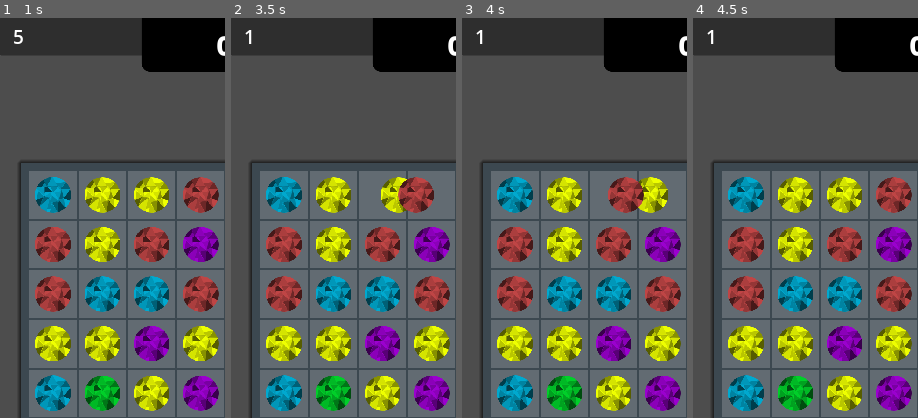
Above: before the commit, frames 1-4 (left to right).
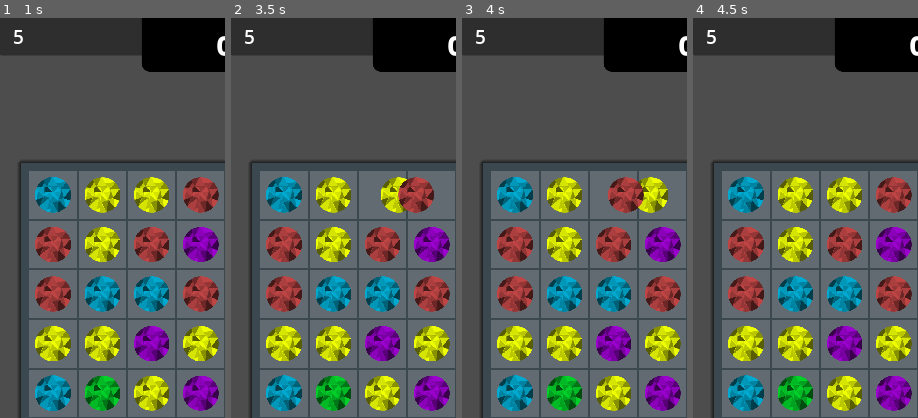
Above: after the commit, the same moments.

Repository: kuma-gee/holo-crush
Game: Godot game, scene res://src/game.tscn
The game is run twice, just before and just after one commit, with the same random seed, the same clock (stepped at 60 frames per second) and the same inputs. The engine's default icon, where the game draws it, is replaced by a stand-in: a white triangle on a blue panel in a dark square.
Inputs (mouse positions are % of the whole screen's width and height, from its top left):
- Up to frame 1 (1 s): tap Enter at 0.5 s; drag from (12, 22) to (60, 28) at 0.52 s
- Up to frame 2 (3.5 s): drag from (23, 22) to (45, 70) at 1.27 s; move the mouse to (34, 22) at 2.02 s; tap Alt at 2.1 s; click (34, 22) at 2.17 s; tap Space at 2.75 s; drag from (45, 22) to (20, 35) at 2.77 s
- Up to frame 3 (4 s): drag from (56, 22) to (55, 50) at 3.52 s
- Up to frame 4 (4.5 s): drag from (66, 22) to (35, 25) at 4.27 s
The pictures show only the part of the screen within x 0-50%, y 0-50%; the shares and areas given below are measured in that part.

Frame 1 is identical in both runs. In frame 2, less than 0.1% of the frame differs, in the area x 6-11%, y 3-7%; in frame 3, less than 0.1%; in frame 4, less than 0.1%.

Commit message:
activate all specials after game end

Diff:
--- a/godot/src/game.gd
+++ b/godot/src/game.gd
@@ -1,6 +1,7 @@
 extends Control
 
 @export var input_blocker: Control
+@export var grid: GridUI
 
 @export var turns_label: Label
 @export var turns := 5
@@ -25,15 +26,12 @@
 	if turns > 0:
 		input_blocker.hide()
 	else:
-		_on_gameover()
+		if not grid.activate_specials():
+			_on_gameover()
 
 func _on_gameover():
 	end_score.text = tr("Score") + ": " + str(score)
 	gameover.show()
-
-func _on_grid_swapped():
-	turns -= 1
-	turns_label.text = str(turns)
 
 func _on_grid_scored(value):
 	score += value
@@ -42,3 +40,8 @@
 
 func _on_restart_pressed():
 	get_tree().reload_current_scene()
+
+
+func _on_grid_turn_used():
+	turns -= 1
+	turns_label.text = str(turns)
--- a/godot/src/game.tscn
+++ b/godot/src/game.tscn
@@ -16,7 +16,7 @@
 bg_color = Color(0.266667, 0.32549, 0.368627, 0.784314)
 shadow_size = 10
 
-[node name="Game" type="Control" node_paths=PackedStringArray("input_blocker", "turns_label", "gameover", "end_score", "score_label")]
+[node name="Game" type="Control" node_paths=PackedStringArray("input_blocker", "grid", "turns_label", "gameover", "end_score", "score_label")]
 layout_mode = 3
 anchors_preset = 15
 anchor_right = 1.0
@@ -26,6 +26,7 @@
 theme = ExtResource("1_f8tal")
 script = ExtResource("1_vav6y")
 input_blocker = NodePath("CenterContainer/AspectRatioContainer/MarginContainer/MarginContainer2/InputBlocker")
+grid = NodePath("CenterContainer/AspectRatioContainer/MarginContainer/MarginContainer2/Grid")
 turns_label = NodePath("PanelContainer/MarginContainer/HBoxContainer/Label2")
 gameover = NodePath("GameOver")
 end_score = NodePath("GameOver/PanelContainer/MarginContainer/VBoxContainer/EndScore")
@@ -179,5 +180,5 @@
 [connection signal="processing" from="CenterContainer/AspectRatioContainer/MarginContainer/MarginContainer2/Grid" to="." method="_on_grid_processing"]
 [connection signal="processing_finished" from="CenterContainer/AspectRatioContainer/MarginContainer/MarginContainer2/Grid" to="." method="_on_grid_processing_finished"]
 [connection signal="scored" from="CenterContainer/AspectRatioContainer/MarginContainer/MarginContainer2/Grid" to="." method="_on_grid_scored"]
-[connection signal="swapped" from="CenterContainer/AspectRatioContainer/MarginContainer/MarginContainer2/Grid" to="." method="_on_grid_swapped"]
+[connection signal="turn_used" from="CenterContainer/AspectRatioContainer/MarginContainer/MarginContainer2/Grid" to="." method="_on_grid_turn_used"]
 [connection signal="pressed" from="GameOver/PanelContainer/MarginContainer/VBoxContainer/Restart" to="." method="_on_restart_pressed"]
--- a/godot/src/grid/grid_ui.gd
+++ b/godot/src/grid/grid_ui.gd
@@ -1,8 +1,9 @@
+class_name GridUI
 extends GridContainer
 
 signal processing
 signal processing_finished
-signal swapped
+signal turn_used
 signal scored(value)
 
 signal match_finished
@@ -53,7 +54,6 @@
 	_init_slots()
 	data.created.connect(func(): queue.append(_create_pieces))
 	data.swapped.connect(func(pos, dest):
-		swapped.emit()
 		queue.append(func():
 			var slot = _get_slot(pos)
 			var other = _get_slot(dest)
@@ -98,7 +98,11 @@
 
 	data.create_data(pieces)
 
-	#Engine.time_scale = 0.4
+func activate_specials():
+	if data.has_specials():
+		queue.append(func(): data.activate_all_specials())
+		return true
+	return false
 
 func _update_slots():
 	await get_tree().create_timer(0.1).timeout
@@ -113,7 +117,10 @@
 			var slot = slot_scene.instantiate() as Slot
 			add_child(slot)
 			slot.pos = pos
-			slot.swiped.connect(func(pos, dir): data.swap(pos, pos + dir))
+			slot.swiped.connect(func(pos, dir):
+				if data.swap(pos, pos + dir):
+					turn_used.emit()
+			)
 
 # Should not be called with invalid position, ty
 func _get_slot(pos: Vector2i):
--- a/godot/src/grid/match_grid.gd
+++ b/godot/src/grid/match_grid.gd
@@ -81,12 +81,14 @@
 		if not debug:
 			_swap_value_with_special(dest, pos)
 			swapped.emit(dest, pos)
+		return false
 	else:
 		if is_deadlocked():
 			_data.refill(_specials.get_all_specials())
 			check_matches() # Usually does not contain matches, but just in case, let it be a win for the player
 			refilled.emit()
 		_data.print_data('Swap')
+	return true
 
 func check_matches(dest: Vector2i = Vector2i(-1, -1)):
 	var counts = _data.get_match_counts()
@@ -167,6 +169,21 @@
 	special_matched.emit(pos, matches, type, get_value(pos.x, pos.y))
 	return pos
 
+func has_specials():
+	return _specials.get_all_specials().size() > 0
+
+func activate_all_specials():
+	if not has_specials():
+		return
+
+	var sp = _specials.get_all_specials()[0]
+	var removed = [sp]
+	_append_unique(removed, [_remove_value(sp)])
+
+	matched.emit(removed)
+	update.emit()
+	_data.print_data('Activate specials')
+	collapse_columns()
 
 func _remove_value(p: Vector2i):
 	var removed = []
--- a/godot/src/grid/specials.gd
+++ b/godot/src/grid/specials.gd
@@ -17,8 +17,7 @@
 	return _specials.keys()
 
 func set_special(pos: Vector2i, type: Type):
-	var ult = type == Type.COLOR_BOMB
-	_specials[pos] = [type, ult]
+	_specials[pos] = type
 
 func get_special(p: Vector2i):
 	if not p in _specials:
@@ -27,11 +26,7 @@
 
 func get_special_type(p: Vector2i):
 	var sp = get_special(p)
-	return sp[0] if sp != null else null
-
-func is_matchable_special(p: Vector2i):
-	var sp = get_special(p)
-	return sp != null and sp[1]
+	return sp
 
 func swap_special(pos: Vector2i, target: Vector2i):
 	var v1 = _specials[pos] if pos in _specials else null
--- a/godot/tests/MatchGridTest.gd
+++ b/godot/tests/MatchGridTest.gd
@@ -360,3 +360,20 @@
 	data.swap(Vector2i(3, 0), Vector2i(2, 0))
 
 	assert_signal_emitted(data, 'refilled')
+
+
+func test_activate_all_specials():
+	var data = _create([
+		[2, 2, 0, 2],
+		[5, 0, 2, 2],
+		[1, 3, 4, 3],
+		[0, 2, 5, 1]
+	])
+
+	watch_signals(data)
+	data.swap(Vector2i(2, 0), Vector2i(2, 1))
+
+	data.activate_all_specials()
+
+	assert_signal_emitted_with_parameters(data, 'special_activate', [Vector2i(2, 0)])
+	assert_contains_exact(get_signal_parameters(data, 'matched', 1)[0], [Vector2i(2, 0), Vector2i(2, 1), Vector2i(2, 2), Vector2i(2, 3)])
